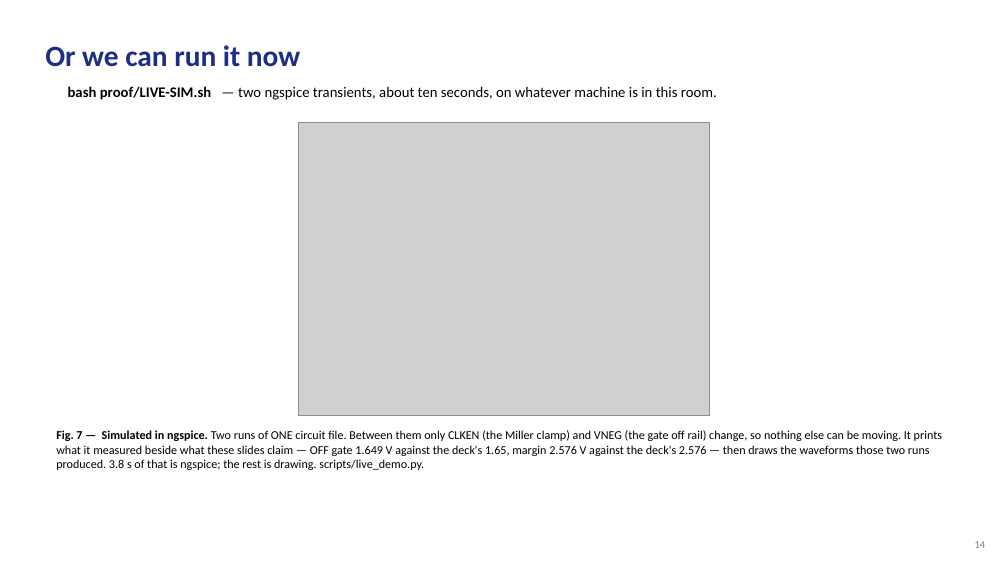
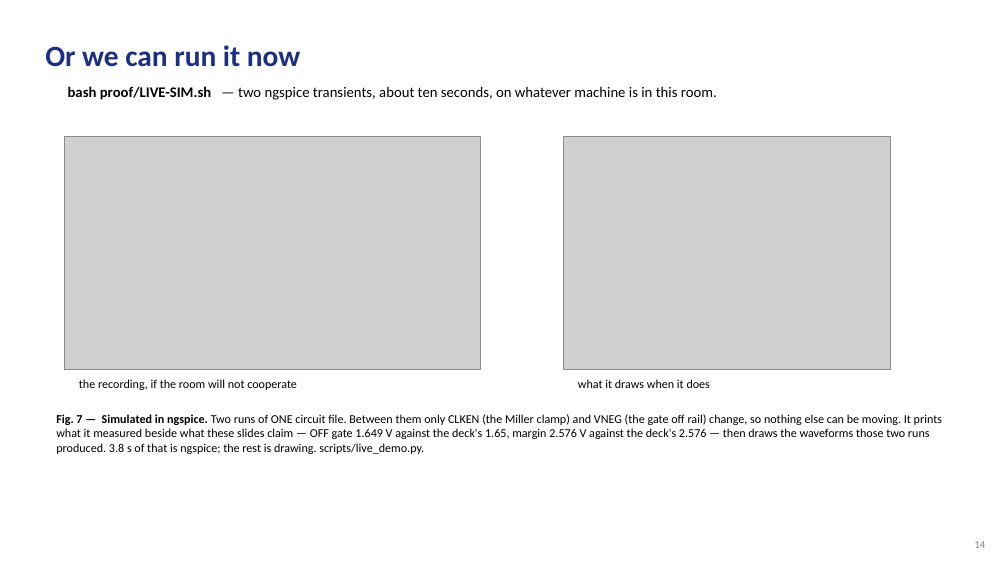
Before and after one commit to Amritha902/gan-driver, a slide deck: slide 14 of review/GaN_Review2_PRESENT.pptx. Drawn at 1008x567 pixels with LibreOffice and Linux fonts; fonts in the diff are those of the drawing; grey boxes stand for pictures. Boxes give left, top, right and bottom in pixels: in the first picture for what was removed or moved away, otherwise in the second. Text is boxed around its words. In the diff, an @@ line names an element or a change of style, - is before the commit and + after.

```diff
--- a/review/GaN_Review2_PRESENT.pptx
+++ b/review/GaN_Review2_PRESENT.pptx
@@ picture added at [64,136,480,370] @@
@@ picture: place and size @@
-picture at [299,123,710,416]
+picture at [563,136,891,370]
@@ text added at [79,379,297,390], 11.5 pt, text #000000 @@
+the recording, if the room will not cooperate
@@ text added at [578,379,710,388], 11.5 pt, text #000000 @@
+what it draws when it does
@@ text "Fig. 7 — Simulated in ...": place and size @@
-text "Fig. 7 — Simulated in ..." at [56,430,942,470]
+text "Fig. 7 — Simulated in ..." at [56,414,942,454]
```
Also in this commit, not shown: 8 other files.
